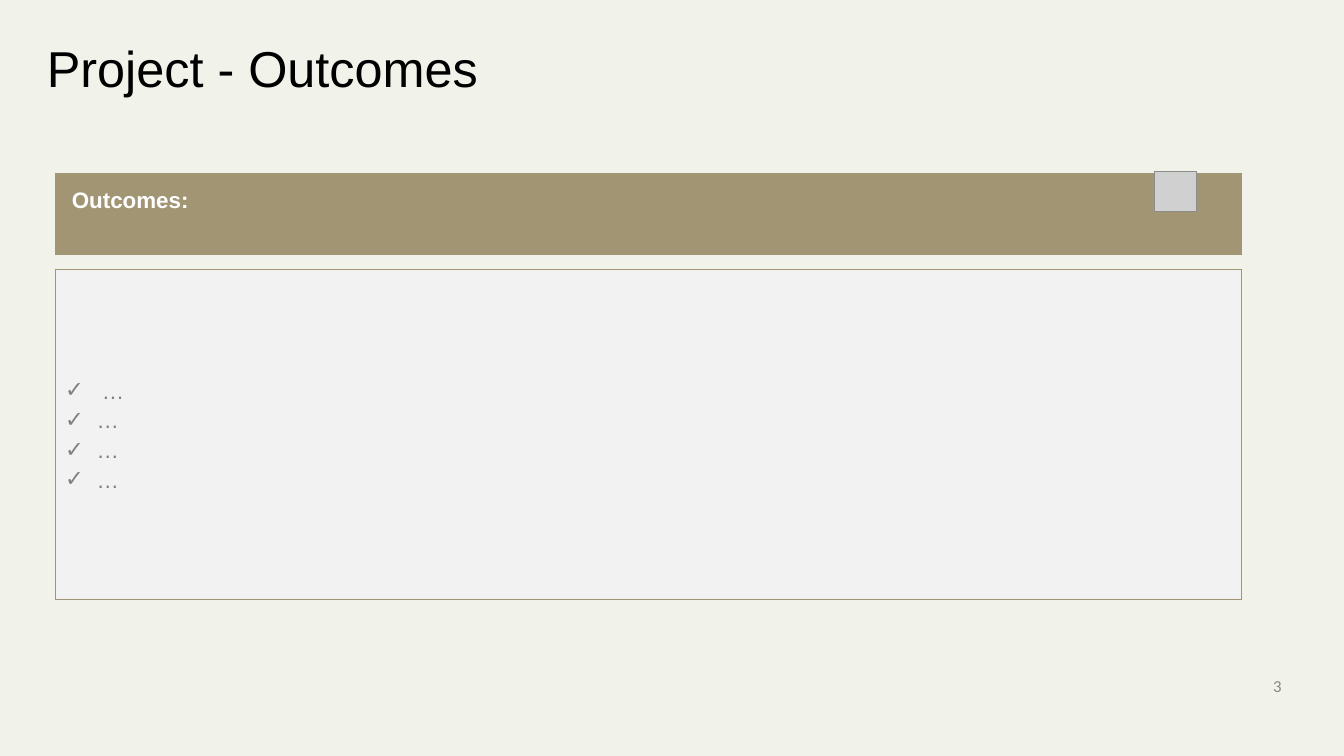
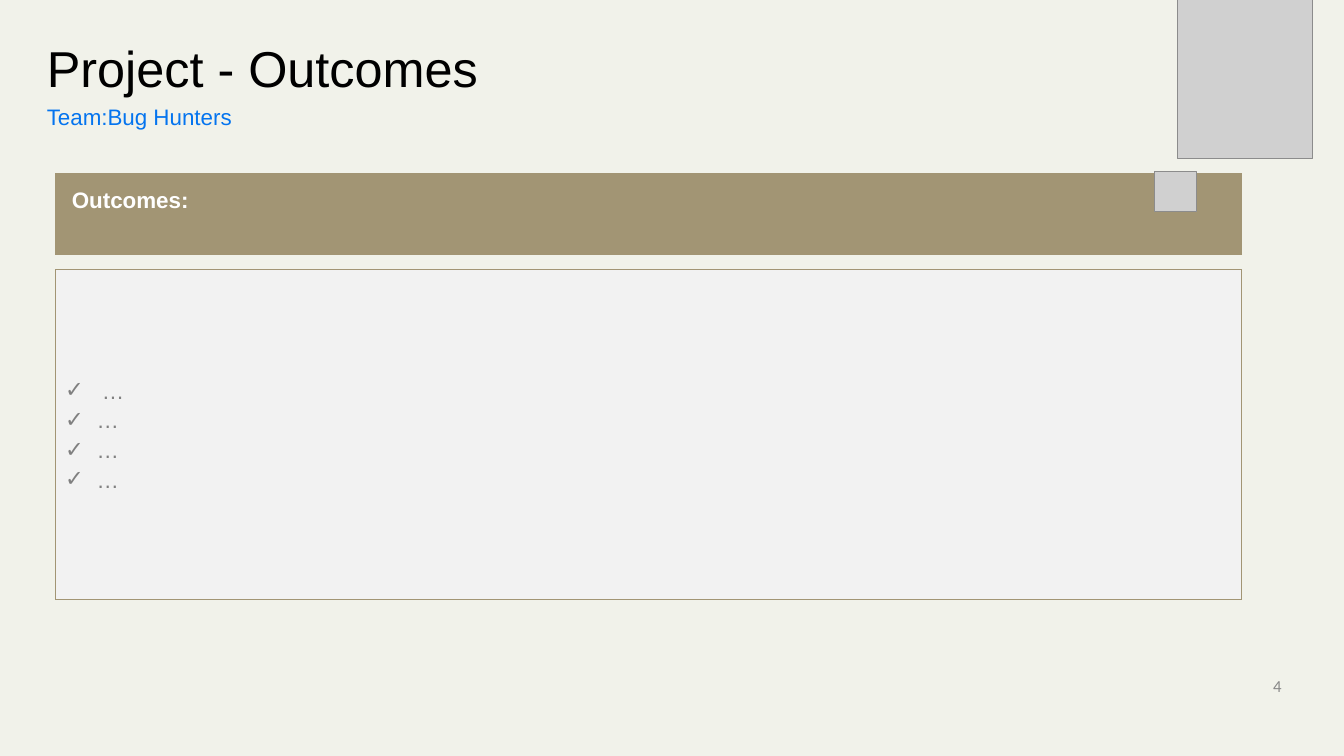
Before and after one commit to mickknutson/SITE_BOOTCAMP_QA, a slide deck: slide 4 of StudentWork/Nada/Project_01/SITE_PROJECT_TEMPLATE.pptx (slide 3 before the commit). Drawn at 1344x756 pixels with LibreOffice and Linux fonts; fonts in the diff are those of the drawing; grey boxes stand for pictures; background and template pictures are left out. Boxes give left, top, right and bottom in pixels: in the first picture for what was removed or moved away, otherwise in the second. Text is boxed around its words. In the diff, an @@ line names an element or a change of style, - is before the commit and + after.

Commit message:
Project - Updates

```diff
--- a/StudentWork/Nada/Project_01/SITE_PROJECT_TEMPLATE.pptx
+++ b/StudentWork/Nada/Project_01/SITE_PROJECT_TEMPLATE.pptx
@@ picture added at <box>1178,0,1313,159</box> @@
@@ text added at <box>47,109,231,130</box>, 16 pt, text #0474EF @@
+Team:Bug Hunters
@@ page number at <box>1273,681,1281,692</box>: text changed @@
-3
+4
```
Also in this commit, not shown: 3 other slides changed, 3 slides added, 2 slides removed, 13 other files.
